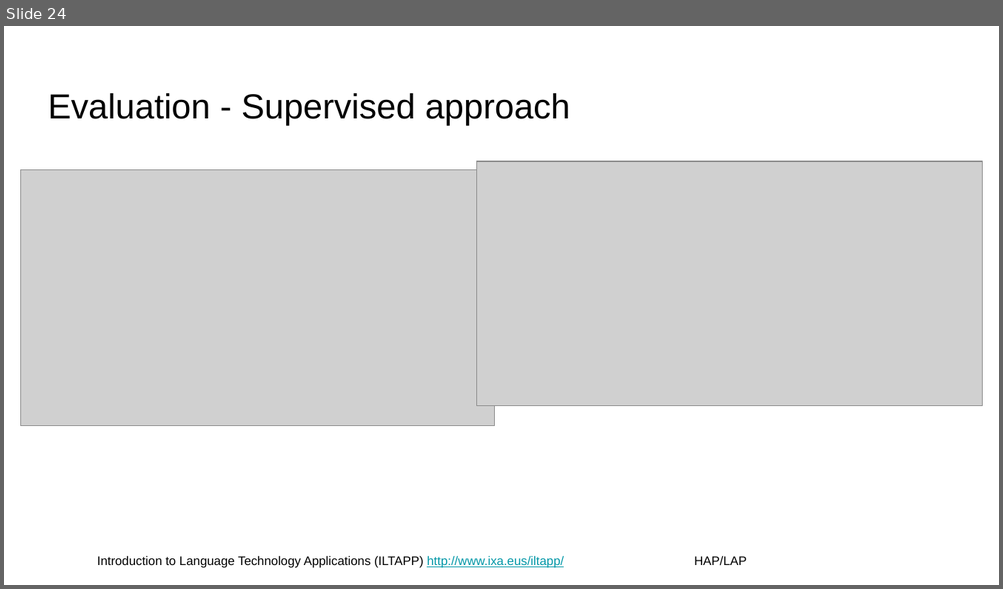
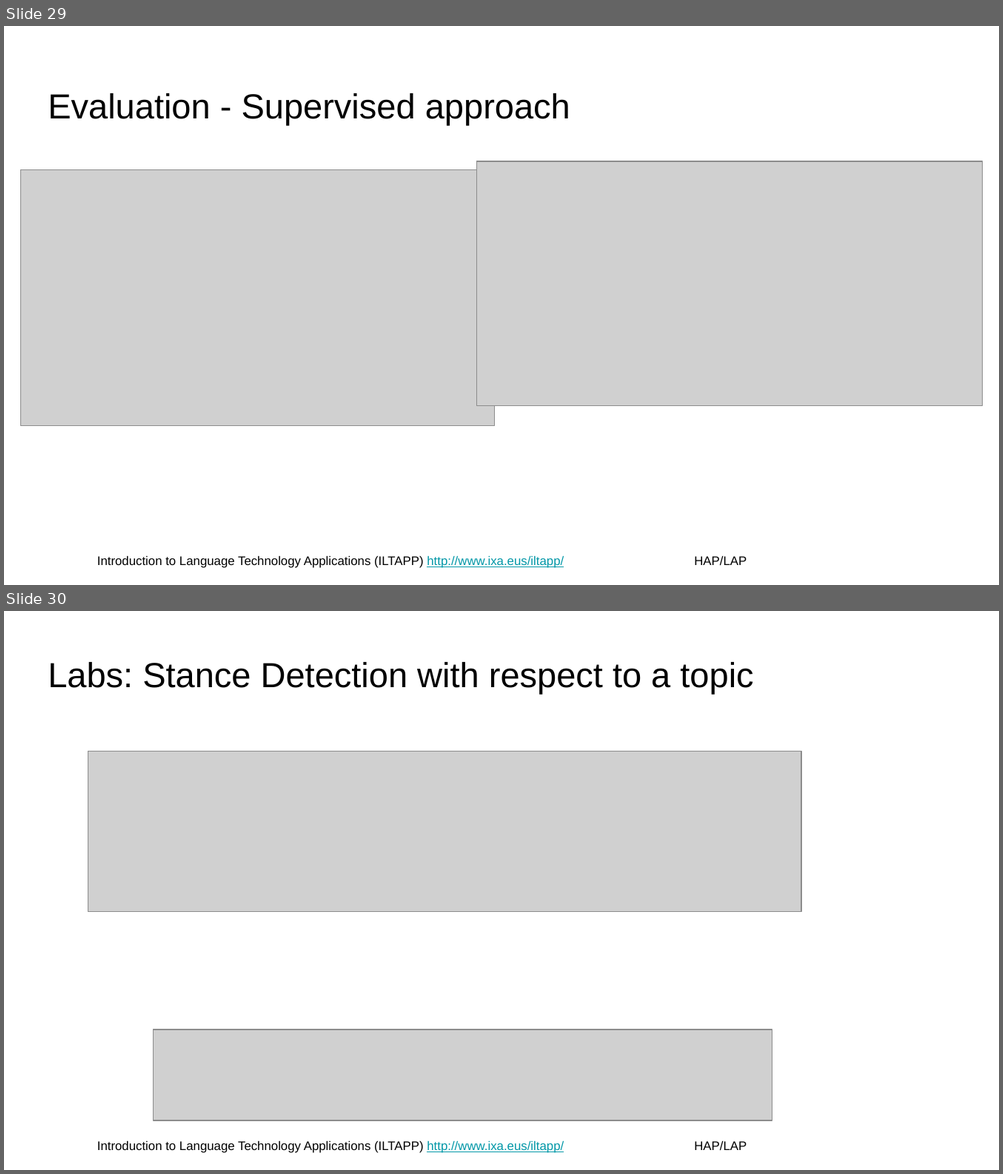
Before and after one commit to juletx/nlp-applications, a slide deck: slides/02-text-classification.pptx. Shown one above the other, each under a label of ours: slide 24 before the commit, slides 29 and 30 after it. The pictures are 1003x589 and 1003x1174 pixels, drawn with LibreOffice and Linux fonts; fonts in the diff are those of the drawing; grey boxes stand for pictures; background and template pictures are left out. Boxes give left, top, right and bottom in pixels: in the first picture for what was removed or moved away, otherwise in the second. Text is boxed around its words. In the diff, an @@ line names an element or a change of style, - is before the commit and + after.

```diff
--- a/slides/02-text-classification.pptx
+++ b/slides/02-text-classification.pptx
@@ slide 30 added at [4, 611, 999, 1170], background #FFFFFF; not listed: 1 template element that a slide beside it also shows @@
@@ title added at [48, 662, 753, 694], 25.2 pt, text #000000 @@
+Labs: Stance Detection with respect to a topic
@@ picture added at [88, 752, 802, 912] @@
@@ picture added at [153, 1030, 772, 1121] @@
@@ what was slide 24 is now slide 29 @@
```
Also in this commit, not shown: 1 slide changed, 7 other slides added, 1 other file.
